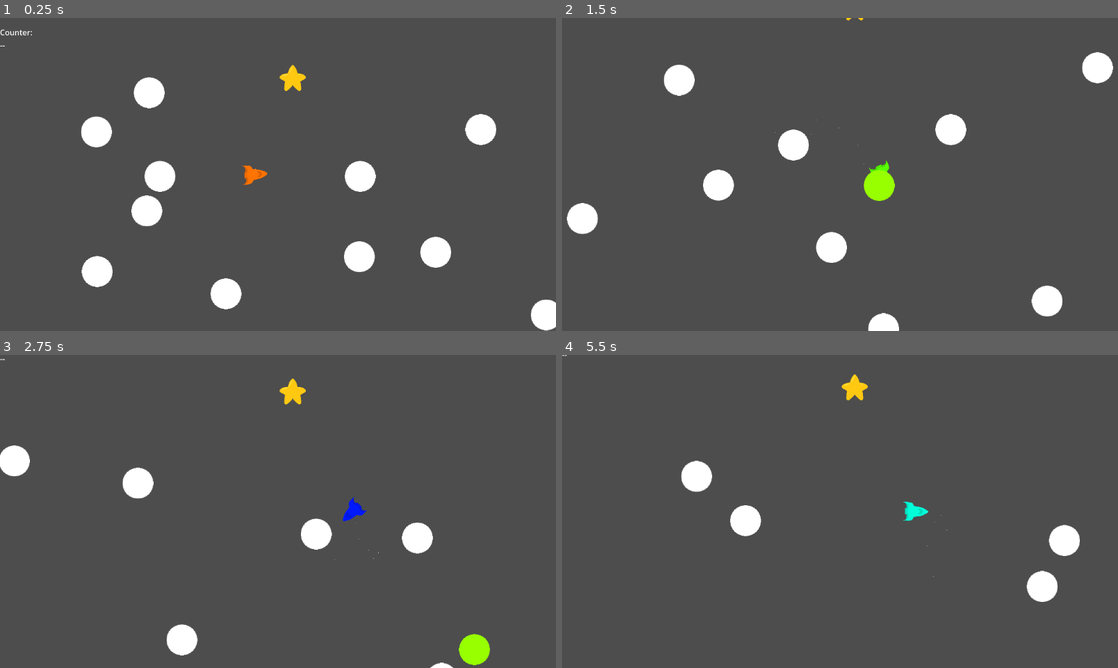
Above: before the commit, frames 1-4 (two rows, left to right).
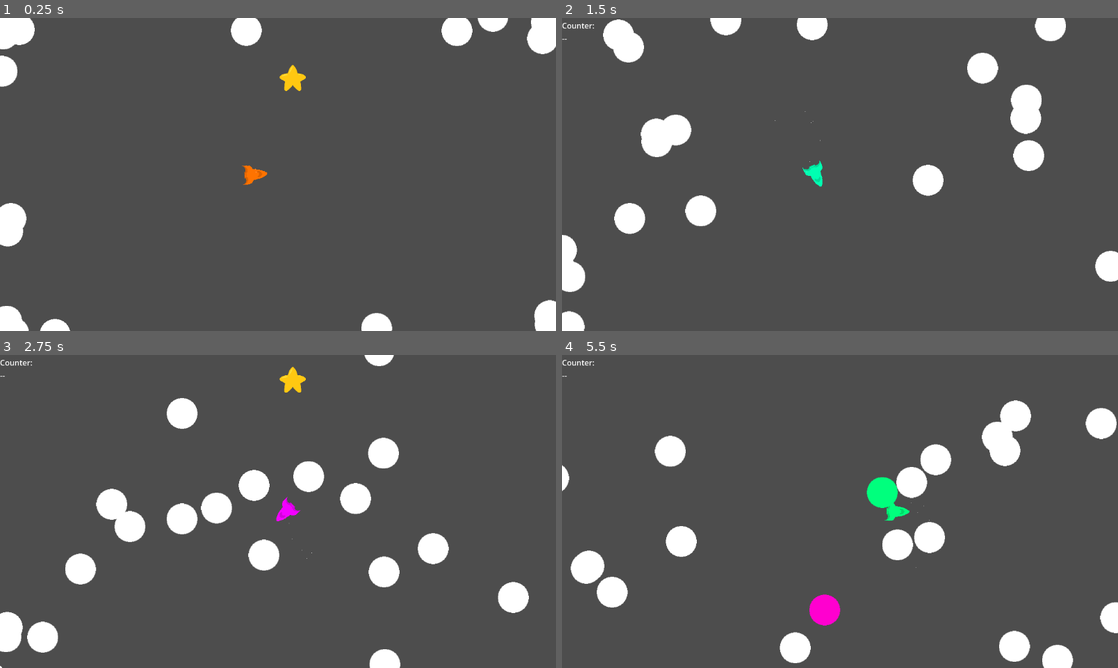
Above: after the commit, the same moments.

Repository: Setry/gj-solo
Game: Godot game, scene res://Scenes/MainTest.tscn
Two runs of this game, one before a commit and one after it. Both use one fixed random seed, a clock stepped at 60 frames per second and the inputs below.
Inputs:
- Up to frame 1 (0.25 s): no input
- Up to frame 2 (1.5 s): hold Space (press) 0.53-1.28 s; tap Space (press) at 1.35 s
- Up to frame 3 (2.75 s): hold Space (press) from 2.03 s (still down)
- Up to frame 4 (5.5 s): release Space (press) at 2.78 s; tap Space (press) at 2.85, 4.35 s; hold Space (press) 3.53-4.28 s; hold Space (press) from 5.03 s (still down)

The runs differ from the first frame. In frame 1, 8.2% of the frame differs, in the area x 0-100%, y 0-100%; in frame 2, 11%; in frame 3, 11%; in frame 4, 10%.
Error after the commit: Invalid access to property or key 'text' on a base object of type 'null instance'. (res://scripts/Main.gd:17)

Commit message:
Fix meteor spawning, Improve player attaching

Diff:
--- a/Scenes/MainTest.tscn
+++ b/Scenes/MainTest.tscn
@@ -1,16 +1,12 @@
-[gd_scene load_steps=6 format=3 uid="uid://bsa4keg000rd7"]
+[gd_scene load_steps=5 format=3 uid="uid://bsa4keg000rd7"]
 
-[ext_resource type="Script" uid="uid://df1idrrvok7g4" path="res://scripts/Spawner.gd" id="1_bhhyf"]
+[ext_resource type="Script" uid="uid://df1idrrvok7g4" path="res://scripts/Main.gd" id="1_bhhyf"]
 [ext_resource type="PackedScene" uid="uid://blkxf2p205brj" path="res://assets/Player.tscn" id="1_c2270"]
-[ext_resource type="PackedScene" uid="uid://3nvum3th5233" path="res://assets/Body.tscn" id="2_bhhyf"]
 [ext_resource type="PackedScene" uid="uid://c60pr2jyxtak8" path="res://assets/Star.tscn" id="4_oqdhm"]
 [ext_resource type="PackedScene" uid="uid://i76ldopx1rto" path="res://Scenes/UI.tscn" id="5_ycov7"]
 
 [node name="Node2D" type="Node2D"]
 script = ExtResource("1_bhhyf")
-
-[node name="Area2D" parent="." instance=ExtResource("2_bhhyf")]
-position = Vector2(191, 214)
 
 [node name="Player" parent="." instance=ExtResource("1_c2270")]
 position = Vector2(526, 310)
@@ -18,7 +14,7 @@
 [node name="Camera2D" type="Camera2D" parent="."]
 anchor_mode = 0
 
+[node name="Control" parent="Camera2D" instance=ExtResource("5_ycov7")]
+
 [node name="Area2D2" parent="." instance=ExtResource("4_oqdhm")]
 position = Vector2(606, 112)
-
-[node name="Control" parent="." instance=ExtResource("5_ycov7")]
--- a/scripts/Body.gd
+++ b/scripts/Body.gd
@@ -5,14 +5,20 @@
 var max_velocity: float = 5
 var border_size: float = 20
 
+func _init() -> void:
+	var mult = (randf() * max_velocity - min_velocity) + min_velocity
+	self.velocity = Vector2(randf() - 0.5, randf() - 0.5).normalized() * mult
+
 func _ready() -> void:
 	self.body_entered.connect(_on_body_entered)
-	var mult = (randf() * max_velocity - min_velocity) + min_velocity
-	self.velocity = Vector2(randf(), randf()).normalized() * mult
 
 func _on_body_entered(body: Node2D):
-	$Sprite2D.modulate = body._get_color()
 	body._attach_to(self)
+	var main = get_tree().root.get_node("Node2D")
+	main.meteor_collided()
+
+func _set_color(color: Color):
+	$Sprite2D.modulate = color
 
 func _get_color():
 	return $Sprite2D.modulate
@@ -21,12 +27,12 @@
 	position += velocity
 
 	var cam = get_tree().root.get_node("Node2D/Camera2D") as Camera2D
-	var vp = get_viewport_rect().size + cam.position
-	if position.x > vp.x + border_size:
-		position.x = -border_size
-	if position.x < -border_size:
-		position.x = vp.x + border_size
+	var vp = get_viewport_rect().size
+	if position.x > cam.position.x + vp.x + border_size:
+		position.x = cam.position.x - border_size
+	if position.x < cam.position.x - border_size:
+		position.x = cam.position.x + vp.x + border_size
 
-	#if position.y > vp.y + border_size or position.y < -border_size: FIXME
-	#	queue_free()
-	#	get_tree().root.get_node("Node2D")._spawn()
+	if position.y > cam.position.y + vp.y + border_size or position.y < cam.position.y - border_size:
+		queue_free()
+		get_tree().root.get_node("Node2D")._spawn()
--- /dev/null
+++ b/scripts/Main.gd
@@ -0,0 +1,58 @@
+extends Node2D
+
+var bodyScene
+var starScene
+var border_radius: float = 20
+var score: int
+
+func _ready() -> void:
+	bodyScene = load("res://assets/Body.tscn")
+	for i in 10:
+		_spawn()
+
+	starScene = load("res://assets/Star.tscn")
+	for i in 10:
+		_spawn()
+
+	print($Camera2D/Control/VBoxContainer/CounterText.text)
+
+func _process(delta: float) -> void:
+	var counter = 0
+	for c in get_children():
+		# Dumb check to see if obj is meteorite
+		if c.has_method("_on_body_entered") and c.has_method("_get_color") and c._get_color() != Color(1, 1, 1):
+			counter += 1
+
+	#$UI/Control/Counter.text = str(counter)
+
+func _spawn():
+	var cam = get_tree().root.get_node("Node2D/Camera2D") as Camera2D
+	var vp = get_viewport_rect().size
+	var newBody = bodyScene.instantiate()
+	#newBody.position = Vector2(vp.x * randf() + cam.position.x, vp.y * randf() + cam.position.y)
+	#print(newBody.velocity)
+	var spawnRadius = sqrt(get_viewport_rect().size.x * get_viewport_rect().size.x + get_viewport_rect().size.y * get_viewport_rect().size.y)
+	var minX = cam.position.x - border_radius
+	var minY = cam.position.y - border_radius
+	var maxX = cam.position.x + vp.x + border_radius
+	var maxY = cam.position.y + vp.y + border_radius
+	var pos = cam.position + vp / 2 - newBody.velocity.normalized() * spawnRadius
+	pos = Vector2(clampf(pos.x, minX, maxX), clampf(pos.y, minY, maxY))
+	newBody.position = pos
+	add_child(newBody)
+
+func _spawn_star():
+	pass
+
+func star_collected():
+	print("YAY")
+	score += 1
+	_update_score()
+
+func meteor_collided():
+	score -= 1
+	_update_score()
+
+func _update_score():
+	print(score)
+	$Camera2D/Control/VBoxContainer/Counter.text = str(score)
--- a/scripts/Player.gd
+++ b/scripts/Player.gd
@@ -15,8 +15,12 @@
 	pos = global_position;
 
 func _attach_to(other):
+	if attached_to != null:
+		return
+
+	other._set_color(_get_color())
 	attached_to = other
-	attach_offset = position - other.position
+	attach_offset = position - other.position#
 	$Sprite2D.paused = true
 
 func _get_color():
@@ -31,11 +35,11 @@
 		attach_offset *= 0.975
 
 	var cam = get_tree().root.get_node("Node2D/Camera2D") as Camera2D
-	var vp = get_viewport_rect().size + cam.position
-	if position.x > vp.x + border_size:
-		position.x = -border_size
-	if position.x < -border_size:
-		position.x = vp.x + border_size
+	var vp = get_viewport_rect().size
+	if position.x > cam.position.x + vp.x + border_size:
+		position.x = cam.position.x - border_size
+	if position.x < cam.position.x - border_size:
+		position.x = cam.position.x + vp.x + border_size
 
 	cam.position.y = position.y - get_viewport_rect().size.y / 2
 
--- /dev/null
+++ b/scripts/Scoring.gd
@@ -0,0 +1 @@
+extends Node2D
--- a/scripts/Spawner.gd
+++ /dev/null
@@ -1,24 +0,0 @@
-extends Node2D
-
-var bodyScene
-
-func _ready() -> void:
-	bodyScene = load("res://assets/Body.tscn")
-	for i in 10:
-		_spawn()
-
-func _process(delta: float) -> void:
-	var counter = 0
-	for c in get_children():
-		# Dumb check to see if obj is meteorite
-		if c.has_method("_on_body_entered") and c.has_method("_get_color") and c._get_color() != Color(1, 1, 1):
-			counter += 1
-
-	#$UI/Control/Counter.text = str(counter)
-
-func _spawn():
-	var cam = get_tree().root.get_node("Node2D/Camera2D") as Camera2D
-	var rect = get_viewport_rect().size
-	var newBody = bodyScene.instantiate()
-	newBody.position = Vector2(rect.x * randf() + cam.position.x, rect.y * randf() + cam.position.y)
-	add_child(newBody)
--- a/scripts/Star.gd
+++ b/scripts/Star.gd
@@ -5,7 +5,10 @@
 	self.body_entered.connect(_on_body_entered)
 
 func _on_body_entered(body: Node2D):
-	print("A")
+	print("Collected star")
+	var main = get_tree().root.get_node("Node2D");
+	main.star_collected()
+	queue_free()
 
 func _get_color():
 	return $Sprite2D.modulate
Renamed: scripts/Spawner.gd.uid -> scripts/Main.gd.uid
Not shown, added: scripts/Scoring.gd.uid
